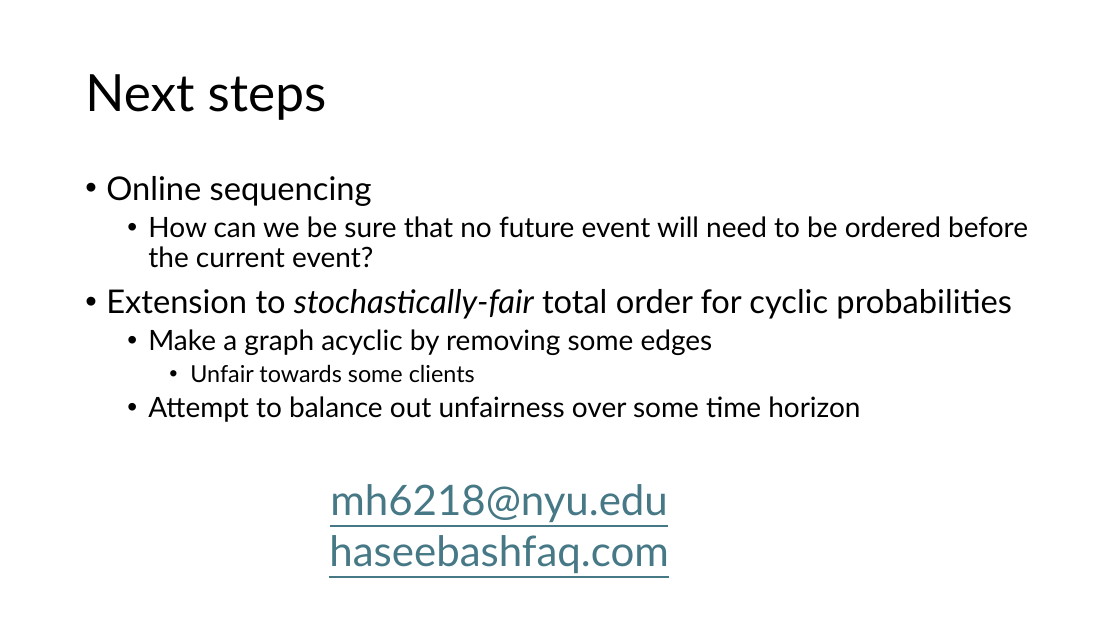
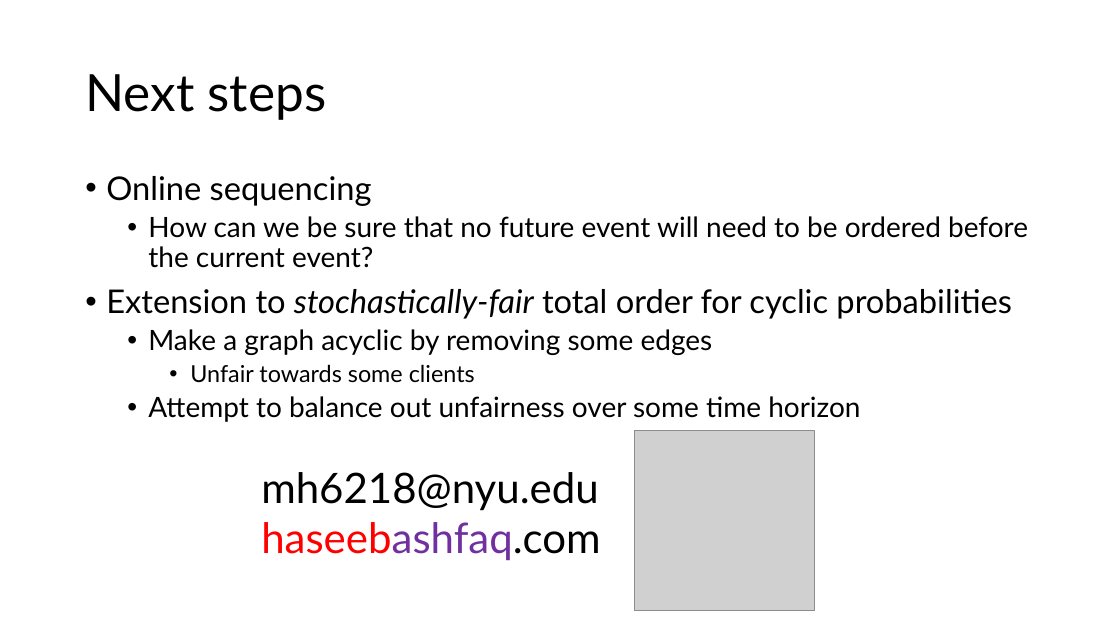
Before and after one commit to HaseebLUMS/Onyx-Presentation, a slide deck: slide 36 of tommy_hotnets_v2.pptx (slide 37 before the commit). Drawn at 1120x630 pixels with LibreOffice and Linux fonts; fonts in the diff are those of the drawing; grey boxes stand for pictures. Boxes give left, top, right and bottom in pixels: in the first picture for what was removed or moved away, otherwise in the second. Text is boxed around its words. In the diff, an @@ line names an element or a change of style, - is before the commit and + after.

Commit message:
updated

```diff
--- a/tommy_hotnets_v2.pptx
+++ b/tommy_hotnets_v2.pptx
@@ picture added at (634,431,814,611) @@
@@ text "mh6218@nyu.edu": place and size @@
-text "mh6218@nyu.edu" at (329,484,668,573)
+text "mh6218@nyu.edu" at (261,472,600,561)
@@ text "mh6218@nyu.edu" at (261,472,600,561): text colour #467886 to #000000 in "mh6218@nyu.edu", "haseebashfaq.com"; letter outline #0B1E31 1 pt to none, underline off; text colour #467886 to #FF0000, text colour #467886 to #7030A0 in "haseebashfaq.com"; alignment centre to left @@
```
Also in this commit, not shown: 1 slide removed.
